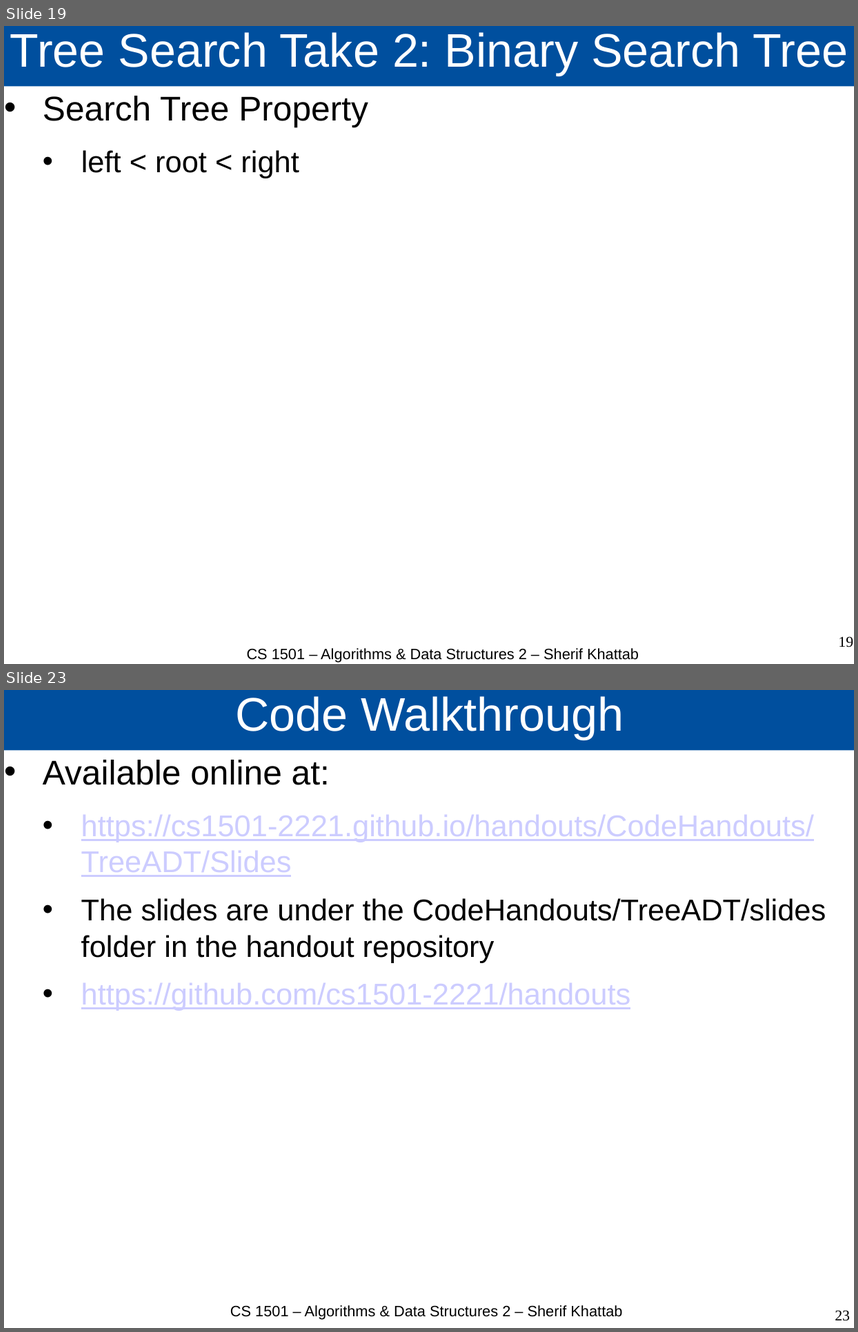
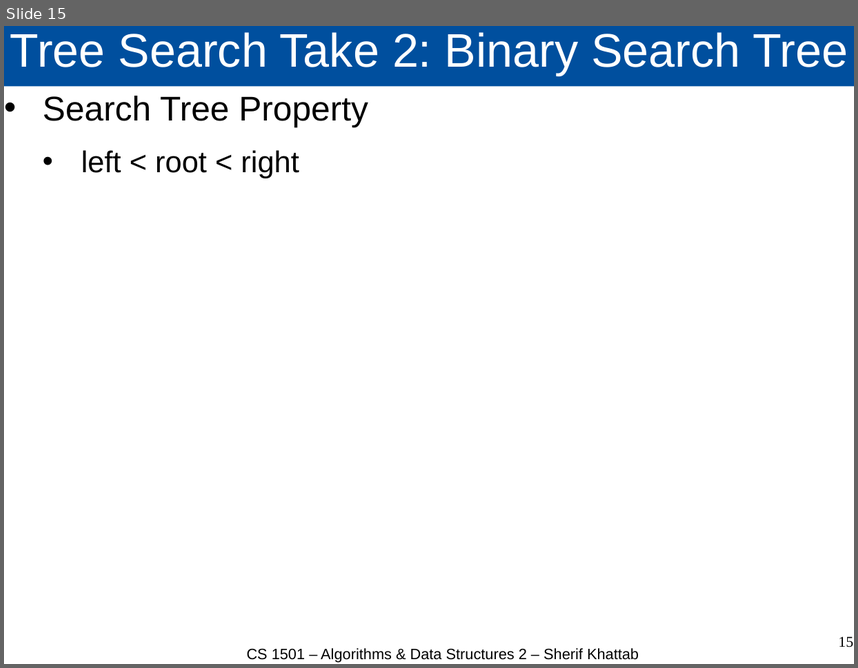
Before and after one commit to cs1501-2224/handouts, a slide deck: DraftSlides/Lecture3.pptx. Shown one above the other, each under a label of ours: slides 19 and 23 before the commit, slide 15 after it; the slides between them are not shown. The pictures are 858x1332 and 858x668 pixels, drawn with LibreOffice and Linux fonts; fonts in the diff are those of the drawing. Boxes give left, top, right and bottom in pixels: in the first picture for what was removed or moved away, otherwise in the second. Text is boxed around its words. In the diff, an @@ line names an element or a change of style, - is before the commit and + after.

```diff
--- a/DraftSlides/Lecture3.pptx
+++ b/DraftSlides/Lecture3.pptx
@@ slide 23 removed at bbox=[4, 690, 854, 1328], background #FFFFFF @@
@@ title removed at bbox=[4, 690, 854, 751] @@
-Code Walkthrough
@@ text removed at bbox=[43, 760, 826, 1011] @@
-• Available online at:
-  • https://cs1501-2221.github.io/handouts/CodeHandouts/TreeADT/Slides
-  • The slides are under the CodeHandouts/TreeADT/slides folder in the handout repository
-  • https://github.com/cs1501-2221/handouts
@@ text removed at bbox=[230, 1305, 622, 1320] @@
-CS 1501 – Algorithms & Data Structures 2 – Sherif Khattab
@@ page number removed at bbox=[835, 1310, 850, 1321] @@
-23
@@ what was slide 19 is now slide 15 @@
@@ page number at bbox=[838, 637, 853, 648]: text changed @@
-19
+15
```
Also in this commit, not shown: 1 slide changed, 7 other slides removed, 3 other files.
